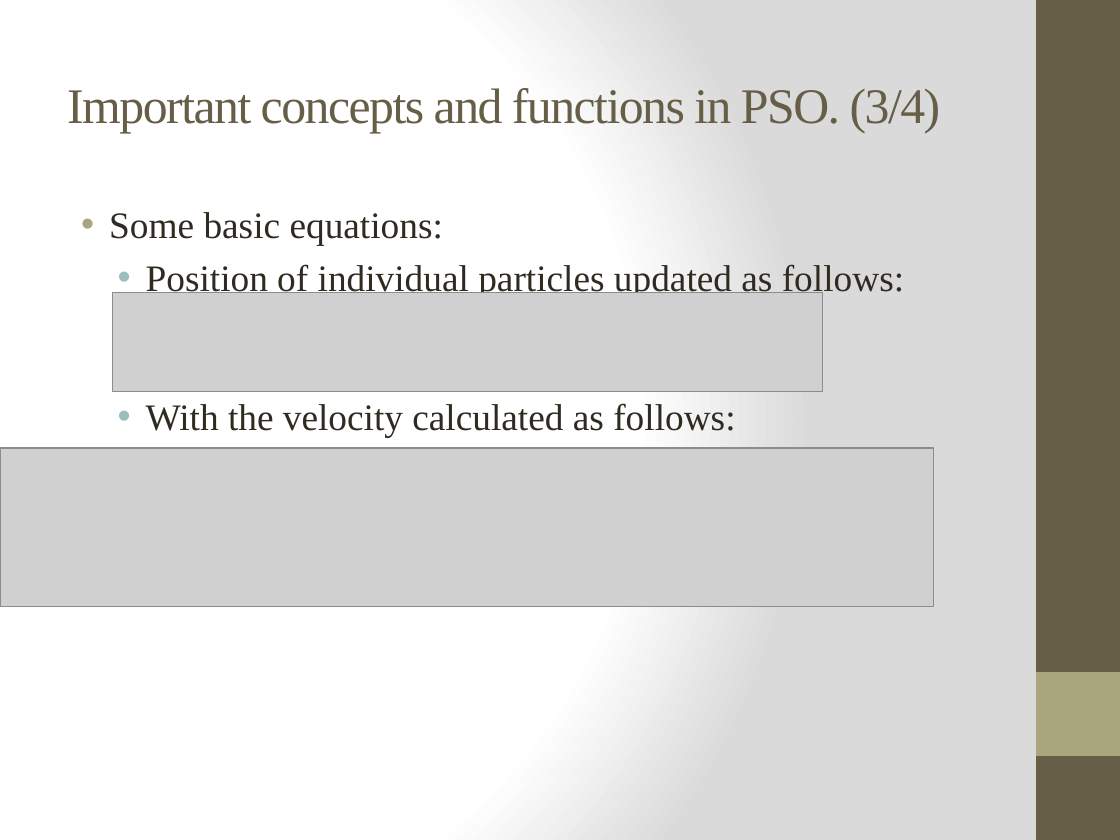
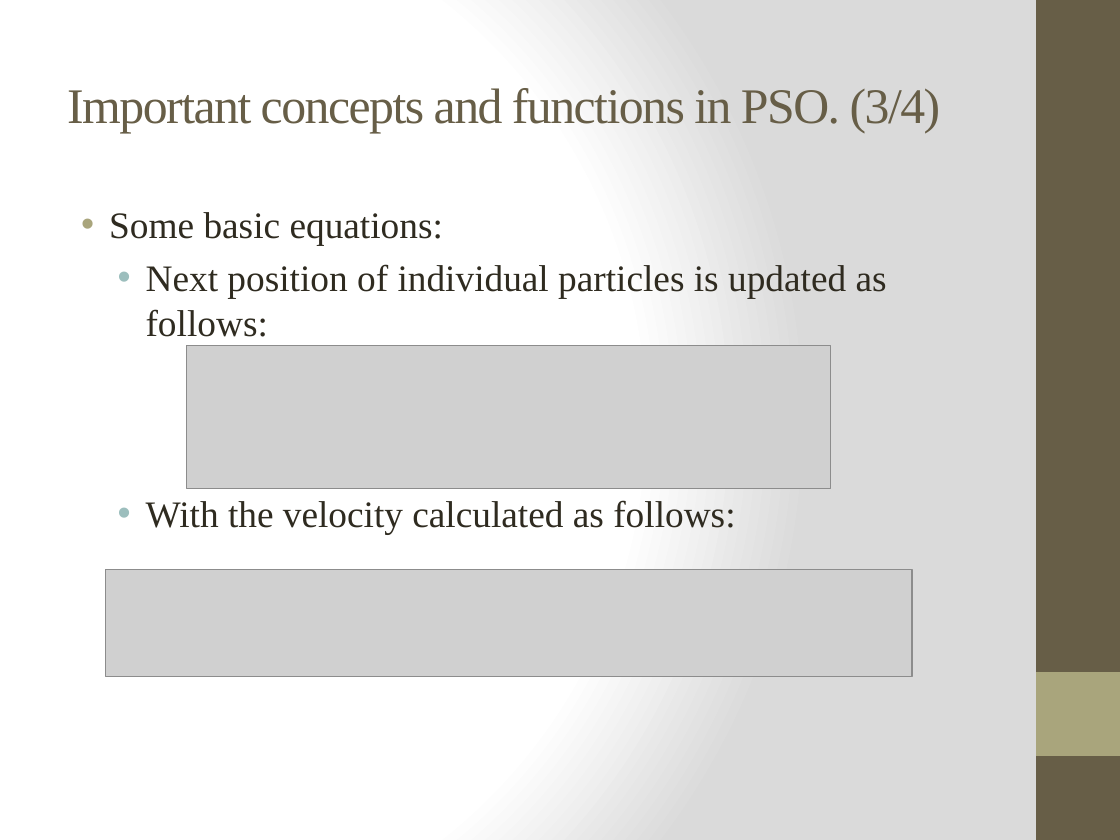
Before and after one commit to ayazhassan-courses/project-pyteam, a slide deck: slide 6 of Documentation/Presentation (interim demo).pptx. Drawn at 1120x840 pixels with LibreOffice and Linux fonts; fonts in the diff are those of the drawing; grey boxes stand for pictures. Boxes give left, top, right and bottom in pixels: in the first picture for what was removed or moved away, otherwise in the second. Text is boxed around its words. In the diff, an @@ line names an element or a change of style, - is before the commit and + after.

```diff
--- a/Documentation/Presentation (interim demo).pptx
+++ b/Documentation/Presentation (interim demo).pptx
@@ text at (146, 264, 887, 337): text changed @@
-  • Position of individual particles updated as follows:
+  • Next position of individual particles is updated as follows:
@@ picture: place and size @@
-picture at (113, 292, 822, 392)
+picture at (187, 345, 831, 488)
@@ picture: place and size @@
-picture at (0, 448, 933, 607)
+picture at (105, 569, 912, 676)
```
Also in this commit, not shown: 5 other slides changed.
